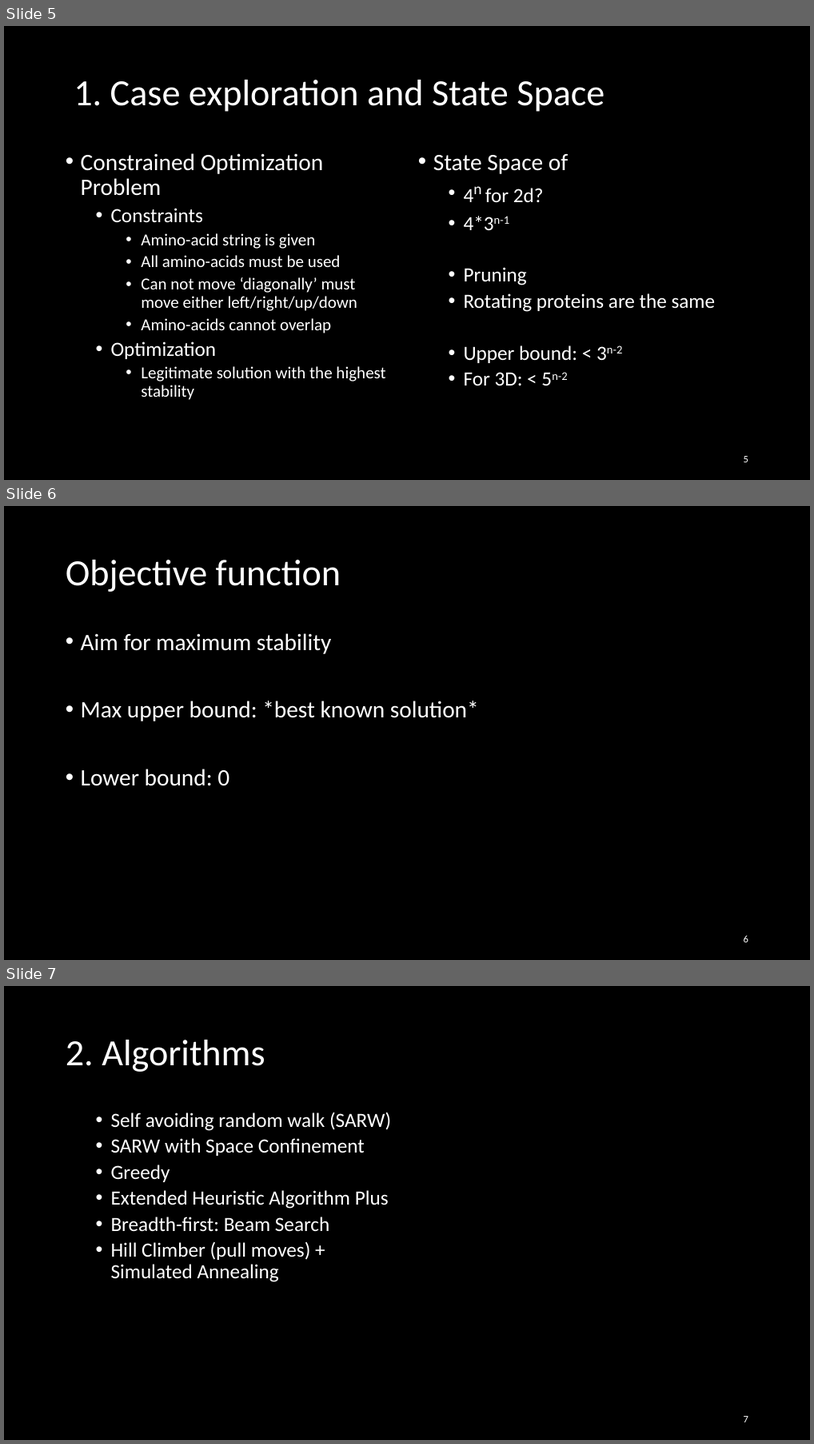
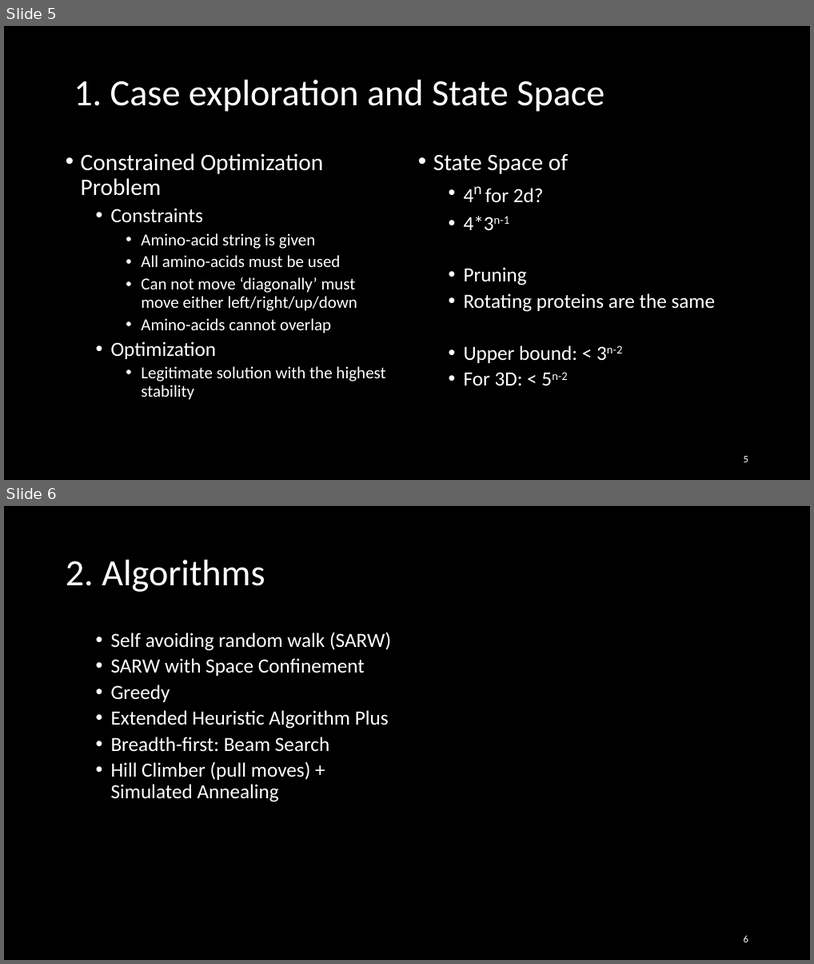
Before and after one commit to Loek21/Protein-Pow-d-er, a slide deck: Docs/PPP, final.pptx. Shown one above the other, each under a label of ours: slides 5, 6 and 7 before the commit, slides 5 and 6 after it. The pictures are 814x1444 and 814x964 pixels, drawn with LibreOffice and Linux fonts; fonts in the diff are those of the drawing. Boxes give left, top, right and bottom in pixels: in the first picture for what was removed or moved away, otherwise in the second. Text is boxed around its words. In the diff, an @@ line names an element or a change of style, - is before the commit and + after.

```diff
--- a/Docs/PPP, final.pptx
+++ b/Docs/PPP, final.pptx
@@ slide 6 removed at box(4, 506, 810, 960), background #000000 @@
@@ title removed at box(66, 560, 341, 592) @@
-Objective function
@@ text removed at box(81, 633, 479, 786) @@
-• Aim for maximum stability
-• Max upper bound: *best known solution*
-• Lower bound: 0
@@ page number removed at box(744, 935, 749, 942) @@
-6
@@ what was slide 7 is now slide 6 @@
@@ page number at box(744, 935, 749, 942): text changed @@
-7
+6
```
Also in this commit, not shown: 3 slides changed.
